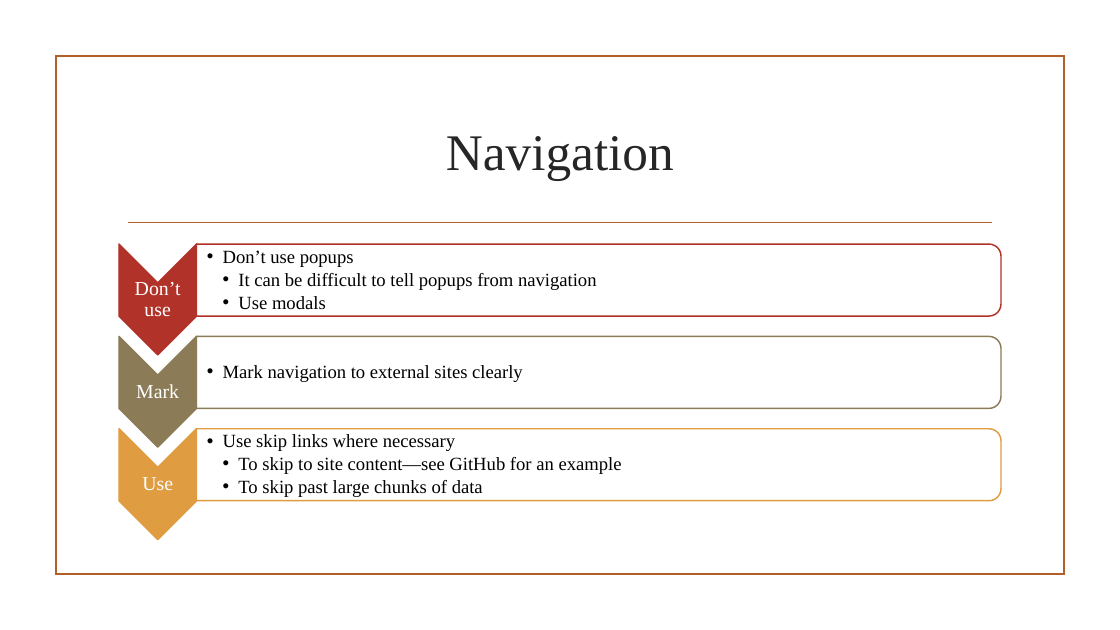
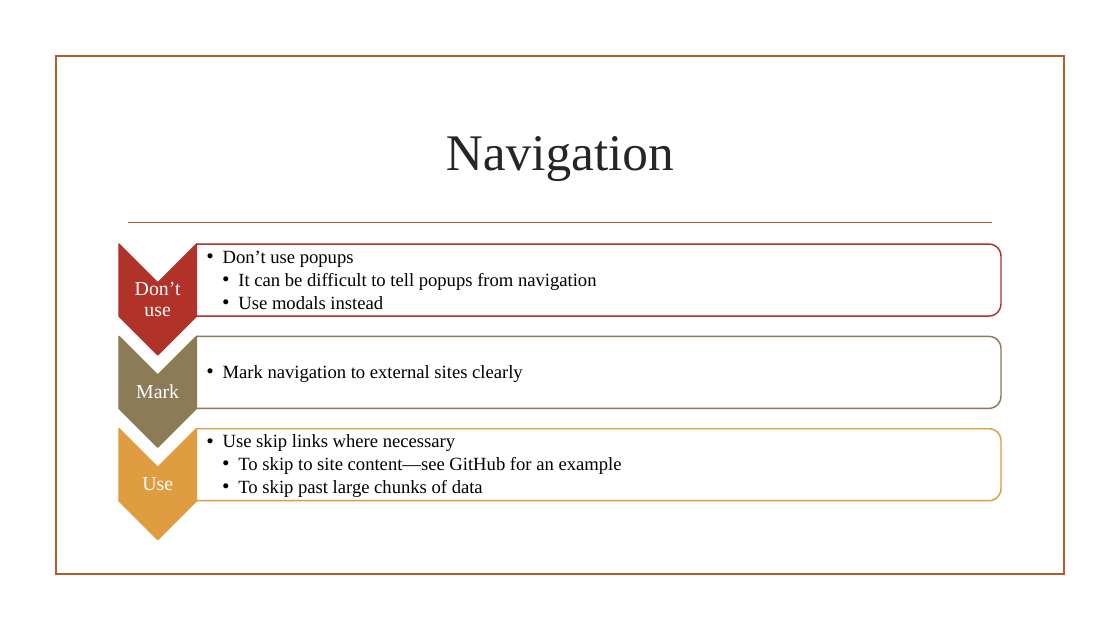
Before and after one commit to Hosch250/MDC2020AccessibilityTalk, a slide deck: slide 7 of MDC Presentation.pptx. Drawn at 1120x630 pixels with LibreOffice and Linux fonts; fonts in the diff are those of the drawing; background and template pictures are left out. Boxes give left, top, right and bottom in pixels: in the first picture for what was removed or moved away, otherwise in the second. Text is boxed around its words. In the diff, an @@ line names an element or a change of style, - is before the commit and + after.

```diff
--- a/MDC Presentation.pptx
+++ b/MDC Presentation.pptx
@@ text at (x1=238, y1=296, x2=383, y2=310): text changed @@
-    • Use modals
+    • Use modals instead
```
Also in this commit, not shown: 3 other slides changed.
